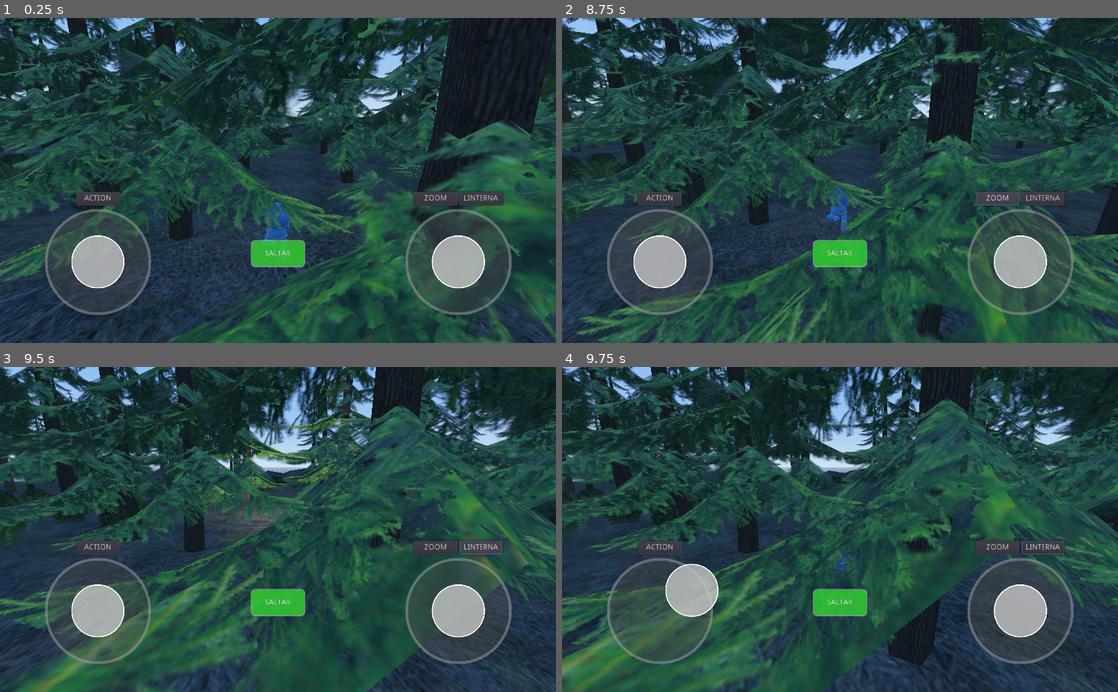
Above: before the commit, frames 1-4 (two rows, left to right).
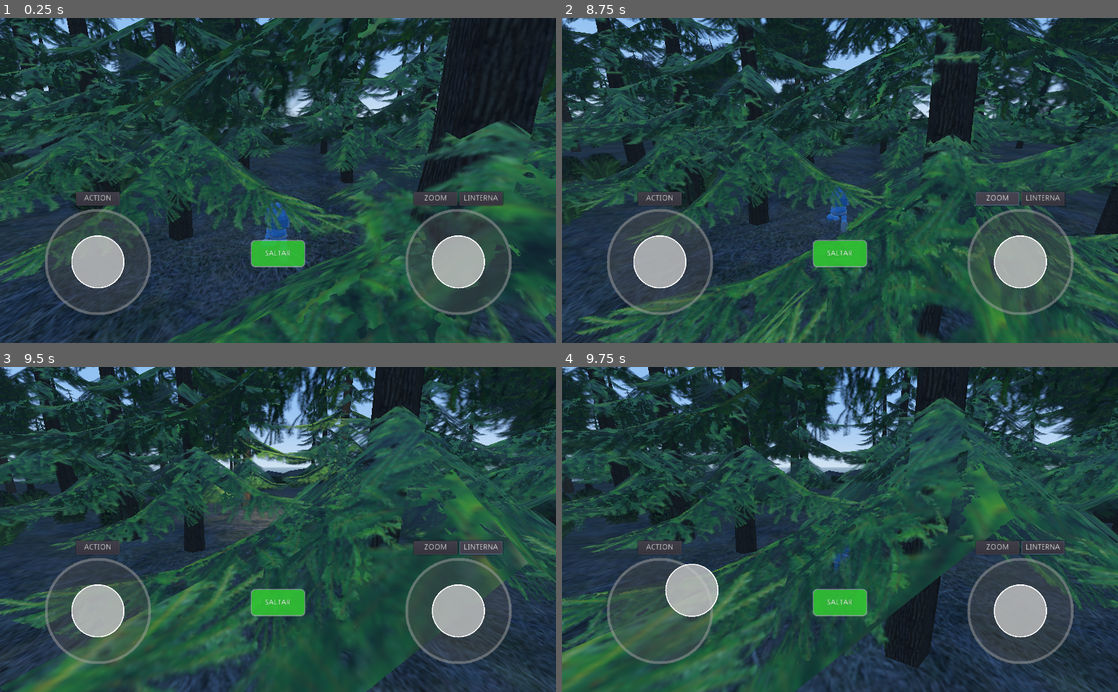
Above: after the commit, the same moments.

Repository: Pachodev77/godot1
Game: Godot game, scene res://escena/mapa_test.tscn
The game is run twice, just before and just after one commit, with the same random seed, the same clock (stepped at 60 frames per second) and the same inputs.
Inputs (mouse positions are in pixels of both pictures, inside the frame that each line leads up to):
- Up to frame 1 (0.25 s): no input
- Up to frame 2 (8.75 s): click "ACTION" at 0.5 s; click "SALTAR" at 1.25 s; click "ZOOM" at 2 s; click "LINTERNA" at 2.75 s; click "ACTION" at 3.5 s; click "SALTAR" at 4.25 s; click "ZOOM" at 5 s; click "LINTERNA" at 5.75 s; click "ACTION" at 6.5 s; click "SALTAR" at 7.25 s; click "ZOOM" at 8 s
- Up to frame 3 (9.5 s): click "LINTERNA" at 8.75 s
- Up to frame 4 (9.75 s): tap Enter at 9.5 s; drag from (662, 610) to (895, 458) at 9.52 s

Frames 1-3 are identical in both runs. In frame 4, 19% of the frame differs, in the area x 0-100%, y 0-100%.

Commit message:
ultimos arreglos

Diff:
--- a/escena/mapa_test.tscn
+++ b/escena/mapa_test.tscn
@@ -12,7 +12,6 @@
 [node name="Escena" type="Spatial"]
 
 [node name="DayNightSystem" parent="." instance=ExtResource( 1 )]
-cycle_duration = 360.0
 
 [node name="Forest" parent="." instance=ExtResource( 2 )]
 transform = Transform( 10, 0, 0, 0, 10, 0, 0, 0, 10, 0, 0, 0 )
@@ -41,19 +40,66 @@
 
 [node name="CanvasLayer" parent="." instance=ExtResource( 5 )]
 
+[node name="TopSpacer" parent="CanvasLayer/MarginContainer/VBoxContainer" index="0"]
+margin_bottom = 267.0
+
+[node name="HBoxContainer" parent="CanvasLayer/MarginContainer/VBoxContainer" index="1"]
+margin_top = 271.0
+
+[node name="MoveJoystickContainer" parent="CanvasLayer/MarginContainer/VBoxContainer/HBoxContainer" index="0"]
+margin_right = 260.0
+margin_bottom = 229.0
+
+[node name="ButtonContainer" parent="CanvasLayer/MarginContainer/VBoxContainer/HBoxContainer/MoveJoystickContainer" index="0"]
+margin_right = 260.0
+
+[node name="ActionButton" parent="CanvasLayer/MarginContainer/VBoxContainer/HBoxContainer/MoveJoystickContainer/ButtonContainer" index="0"]
+margin_left = 90.0
+margin_right = 170.0
+
+[node name="MoveJoystick" parent="CanvasLayer/MarginContainer/VBoxContainer/HBoxContainer/MoveJoystickContainer" index="1"]
+margin_right = 260.0
+margin_bottom = 229.0
+
 [node name="CenterSpacer" parent="CanvasLayer/MarginContainer/VBoxContainer/HBoxContainer" index="1"]
+margin_left = 264.0
 margin_right = 408.0
+margin_bottom = 229.0
 
 [node name="JumpButtonContainer" parent="CanvasLayer/MarginContainer/VBoxContainer/HBoxContainer" index="2"]
 margin_left = 412.0
 margin_right = 512.0
+margin_bottom = 229.0
 
 [node name="JumpButton" parent="CanvasLayer/MarginContainer/VBoxContainer/HBoxContainer/JumpButtonContainer" index="0"]
 margin_left = 0.0
+margin_top = 89.0
 margin_right = 100.0
+margin_bottom = 139.0
 
 [node name="CenterSpacer2" parent="CanvasLayer/MarginContainer/VBoxContainer/HBoxContainer" index="3"]
 margin_left = 516.0
+margin_right = 660.0
+margin_bottom = 229.0
+
+[node name="CameraJoystickContainer" parent="CanvasLayer/MarginContainer/VBoxContainer/HBoxContainer" index="4"]
+margin_left = 664.0
+margin_bottom = 229.0
+
+[node name="ButtonContainer" parent="CanvasLayer/MarginContainer/VBoxContainer/HBoxContainer/CameraJoystickContainer" index="0"]
+margin_right = 260.0
+
+[node name="ZoomButton" parent="CanvasLayer/MarginContainer/VBoxContainer/HBoxContainer/CameraJoystickContainer/ButtonContainer" index="0"]
+margin_left = 48.0
+margin_right = 128.0
+
+[node name="FlashlightButton" parent="CanvasLayer/MarginContainer/VBoxContainer/HBoxContainer/CameraJoystickContainer/ButtonContainer" index="1"]
+margin_left = 132.0
+margin_right = 212.0
+
+[node name="CameraJoystick" parent="CanvasLayer/MarginContainer/VBoxContainer/HBoxContainer/CameraJoystickContainer" index="1"]
+margin_right = 260.0
+margin_bottom = 229.0
 
 
 [editable path="CanvasLayer"]
--- a/project.godot
+++ b/project.godot
@@ -62,5 +62,4 @@
 [rendering]
 
 vram_compression/import_etc=true
-vram_compression/import_etc2=false
 environment/default_environment="res://default_env.tres"
--- a/script/joystick.gd
+++ b/script/joystick.gd
@@ -14,70 +14,65 @@
 var last_output = Vector2.ZERO
 
 func _ready():
-	call_deferred("_initialize")
+    call_deferred("_initialize")
 
 func _initialize():
-	yield(get_tree(), "idle_frame")
-	if not is_inside_tree():
-		return
-	base_center = rect_size / 2
-	if stick:
-		stick.rect_position = base_center - stick.rect_size / 2
-	max_distance = min(rect_size.x, rect_size.y) * 0.35
+    yield(get_tree(), "idle_frame")
+    if not is_inside_tree():
+        return
+    base_center = rect_size / 2
+    if stick:
+        stick.rect_position = base_center - stick.rect_size / 2
+    max_distance = min(rect_size.x, rect_size.y) * 0.35
 
-func _process(delta):
-	if is_pressed and max_distance > 0 and stick:
-		var mouse_pos = get_global_mouse_position()
-		var local_pos = mouse_pos - rect_global_position
-		var offset = local_pos - base_center
-
-		if offset.length() > max_distance:
-			offset = offset.normalized() * max_distance
-
-		stick.rect_position = base_center + offset - stick.rect_size / 2
-
-		var output = offset / max_distance
-
-		# Solo emitir señal si el valor cambió significativamente
-		if output.distance_to(last_output) > 0.01:
-			emit_signal("joystick_updated", output)
-			last_output = output
+func _update_from_local(local_pos):
+    var offset = local_pos - base_center
+    if offset.length() > max_distance:
+        offset = offset.normalized() * max_distance
+    if stick:
+        stick.rect_position = base_center + offset - stick.rect_size / 2
+    var output = offset / max_distance
+    if output.distance_to(last_output) > 0.01:
+        emit_signal("joystick_updated", output)
+        last_output = output
 
 func _notification(what):
-	if what == NOTIFICATION_RESIZED:
-		base_center = rect_size / 2
-		if stick:
-			stick.rect_position = base_center - stick.rect_size / 2
-		max_distance = min(rect_size.x, rect_size.y) * 0.35
+    if what == NOTIFICATION_RESIZED:
+        base_center = rect_size / 2
+        if stick:
+            stick.rect_position = base_center - stick.rect_size / 2
+        max_distance = min(rect_size.x, rect_size.y) * 0.35
 
-func _gui_input(event):
-	var event_pos = Vector2.ZERO
-	var is_in_bounds = false
-
-	if event is InputEventScreenTouch:
-		event_pos = event.position
-		is_in_bounds = Rect2(Vector2.ZERO, rect_size).has_point(event_pos)
-
-		if event.pressed and touch_id == -1 and is_in_bounds:
-			is_pressed = true
-			touch_id = event.index
-			accept_event()
-		elif not event.pressed and event.index == touch_id:
-			_release_joystick()
-			accept_event()
-
-	elif event is InputEventMouseButton:
-		event_pos = event.position
-		is_in_bounds = Rect2(Vector2.ZERO, rect_size).has_point(event_pos)
-
-		if event.button_index == BUTTON_LEFT:
-			if event.pressed and touch_id == -1 and is_in_bounds:
-				is_pressed = true
-				touch_id = -2
-				accept_event()
-			elif not event.pressed and touch_id == -2:
-				_release_joystick()
-				accept_event()
+func _input(event):
+    if event is InputEventScreenTouch:
+        var global_rect = get_global_rect()
+        var in_bounds = global_rect.has_point(event.position)
+        var local = event.position - global_rect.position
+        if event.pressed and touch_id == -1 and in_bounds:
+            is_pressed = true
+            touch_id = event.index
+            _update_from_local(local)
+        elif not event.pressed and event.index == touch_id:
+            _release_joystick()
+    elif event is InputEventScreenDrag:
+        if event.index == touch_id and is_pressed:
+            var global_rect = get_global_rect()
+            var local = event.position - global_rect.position
+            _update_from_local(local)
+    elif event is InputEventMouseButton:
+        var local = event.position
+        var in_bounds = Rect2(Vector2.ZERO, rect_size).has_point(local)
+        if event.button_index == BUTTON_LEFT:
+            if event.pressed and touch_id == -1 and in_bounds:
+                is_pressed = true
+                touch_id = -2
+                _update_from_local(local)
+            elif not event.pressed and touch_id == -2:
+                _release_joystick()
+    elif event is InputEventMouseMotion:
+        if is_pressed and touch_id == -2:
+            var local = event.position
+            _update_from_local(local)
 
 func _release_joystick():
 	is_pressed = false
--- a/script/jugador.gd
+++ b/script/jugador.gd
@@ -99,7 +99,7 @@
 		pivot.rotate_y(-camera_vector.x * mouse_sensitivity * 20)
 
 		# Rotación vertical (alrededor del eje X del pivot)
-		camera_rotation_x -= camera_vector.y * mouse_sensitivity * 10
+		camera_rotation_x += camera_vector.y * mouse_sensitivity * 10
 		camera_rotation_x = clamp(camera_rotation_x, deg2rad(max_look_down), deg2rad(max_look_up))
 		pivot.rotation.x = camera_rotation_x
 
@@ -122,20 +122,34 @@
 
 var camera_rotation_x := 0.0
 
+# Referencias UI para multitouch
+onready var move_joystick_node = get_node_or_null("/root/Escena/CanvasLayer/MarginContainer/VBoxContainer/HBoxContainer/MoveJoystickContainer/MoveJoystick")
+onready var camera_joystick_node = get_node_or_null("/root/Escena/CanvasLayer/MarginContainer/VBoxContainer/HBoxContainer/CameraJoystickContainer/CameraJoystick")
+onready var zoom_button_node = get_node_or_null("/root/Escena/CanvasLayer/MarginContainer/VBoxContainer/HBoxContainer/CameraJoystickContainer/ButtonContainer/ZoomButton")
+onready var flashlight_button_node = get_node_or_null("/root/Escena/CanvasLayer/MarginContainer/VBoxContainer/HBoxContainer/CameraJoystickContainer/ButtonContainer/FlashlightButton")
+onready var jump_button_node = get_node_or_null("/root/Escena/CanvasLayer/MarginContainer/VBoxContainer/HBoxContainer/JumpButtonContainer/JumpButton")
+
 func _ready():
 	# Ajustar la posición inicial de la cámara
 	pivot.transform.origin.y = 2.0  # Ajustar altura del pivot
 	camera.transform.origin.y = 0.0  # Asegurar que la cámara esté alineada con el pivot
 
-	var move_joystick = get_node_or_null("/root/Escena/CanvasLayer/MarginContainer/VBoxContainer/HBoxContainer/MoveJoystickContainer/MoveJoystick")
-	if move_joystick:
-		move_joystick.connect("joystick_updated", self, "_on_MoveJoystick_updated")
-		move_joystick.connect("joystick_released", self, "_on_MoveJoystick_released")
-
-	var camera_joystick = get_node_or_null("/root/Escena/CanvasLayer/MarginContainer/VBoxContainer/HBoxContainer/CameraJoystickContainer/CameraJoystick")
-	if camera_joystick:
-		camera_joystick.connect("joystick_updated", self, "_on_CameraJoystick_updated")
-		camera_joystick.connect("joystick_released", self, "_on_CameraJoystick_released")
+	if move_joystick_node:
+		move_joystick_node.connect("joystick_updated", self, "_on_MoveJoystick_updated")
+		move_joystick_node.connect("joystick_released", self, "_on_MoveJoystick_released")
+
+	if camera_joystick_node:
+		camera_joystick_node.connect("joystick_updated", self, "_on_CameraJoystick_updated")
+		camera_joystick_node.connect("joystick_released", self, "_on_CameraJoystick_released")
+
+	if zoom_button_node:
+		zoom_button_node.connect("pressed", self, "_on_ZoomButton_pressed")
+
+	if flashlight_button_node:
+		flashlight_button_node.connect("pressed", self, "_on_FlashlightButton_pressed")
+
+	if jump_button_node:
+		jump_button_node.connect("pressed", self, "_on_JumpButton_pressed")
 
 	var zoom_button = get_node_or_null("/root/Escena/CanvasLayer/MarginContainer/VBoxContainer/HBoxContainer/CameraJoystickContainer/ButtonContainer/ZoomButton")
 	if zoom_button:
@@ -164,11 +178,28 @@
 	camera_vector = Vector2.ZERO
 
 func _on_ZoomButton_pressed():
-	camera_zoomed_out = !camera_zoomed_out
+    camera_zoomed_out = !camera_zoomed_out
 
 func _on_FlashlightButton_pressed():
-	if flashlight:
-		flashlight.visible = !flashlight.visible
+    if flashlight:
+        flashlight.visible = !flashlight.visible
 
 func _on_JumpButton_pressed():
-	jump_requested = true
+    jump_requested = true
+
+func _input(event):
+    if event is InputEventScreenTouch:
+        var joystick_active = false
+        if move_joystick_node and move_joystick_node.touch_id != -1:
+            joystick_active = true
+        if camera_joystick_node and camera_joystick_node.touch_id != -1:
+            joystick_active = true
+        if joystick_active:
+            var pos = event.position
+            if event.pressed:
+                if jump_button_node and jump_button_node.get_global_rect().has_point(pos):
+                    _on_JumpButton_pressed()
+                if zoom_button_node and zoom_button_node.get_global_rect().has_point(pos):
+                    _on_ZoomButton_pressed()
+                if flashlight_button_node and flashlight_button_node.get_global_rect().has_point(pos):
+                    _on_FlashlightButton_pressed()
Not shown, added: export_presets.cfg
Not shown, changed: forest/textures/Floor_baseColor.jpeg.import
Not shown, changed: forest/textures/Green_Elka_baseColor.png.import
Not shown, changed: forest/textures/Kust_1_baseColor.png.import
Not shown, changed: forest/textures/Kust_2_baseColor.png.import
Not shown, changed: forest/textures/Paporotnik_baseColor.png.import
Not shown, changed: forest/textures/Wood_tree.001_baseColor.png.import
Not shown, changed: forest/textures/Wood_tree.002_baseColor.png.import
Not shown, changed: forest1/textures/Floor_baseColor.jpeg.import
Not shown, changed: forest1/textures/Green_Elka_baseColor.png.import
Not shown, changed: forest1/textures/Kust_1_baseColor.png.import
Not shown, changed: forest1/textures/Kust_2_baseColor.png.import
(and 13 more such lines)
